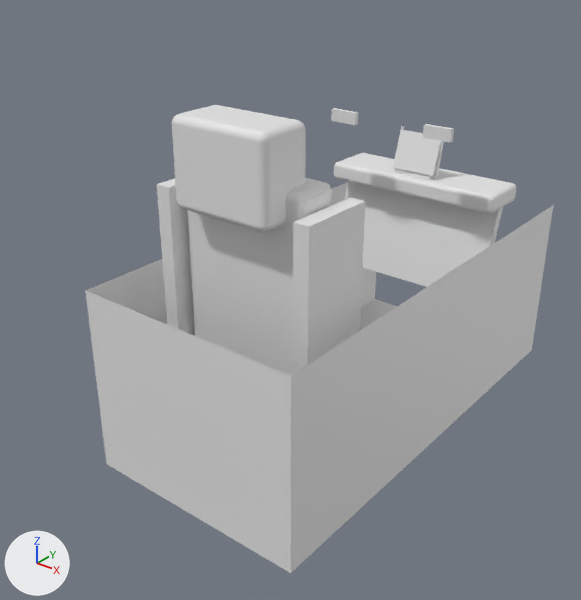
One commit to the OBJ model gunsmod/src/main/resources/assets/gunsmod/models/entity/f16/cockpit.obj: the scene before it, then after it.
Both versions are drawn from a camera (50 mm lens) standing at (0.783, 0.098, 0.645) and looking at (0.481, 0.476, 0.411). Every picture has the same lights, and +X, +Y and +Z are marked at lower left. The first picture is the older version. Materials are left out; every surface is plain grey. Where no turn or scale is listed for an object, it has been applied to the vertices.

Objects in the first picture: 'cockpit'.
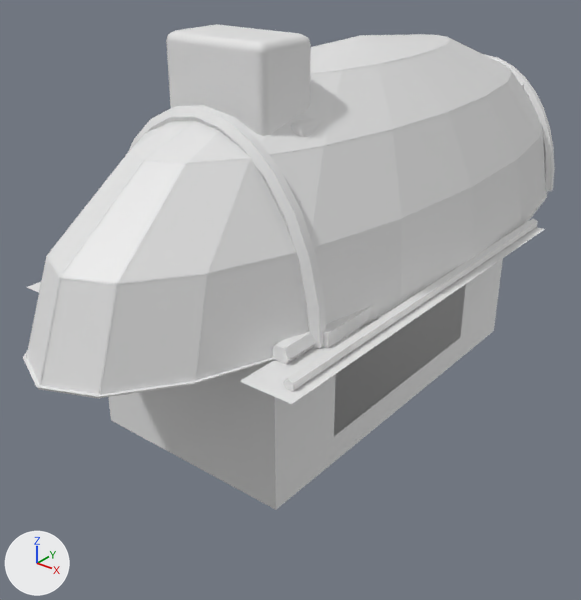
What differs and where, as boxes (x1, y1, x2, y2) in the pictures (581 x 600 px; the box of a moved part takes in the faces that stretch with it):
'cockpit', reshaped (14% wider): before (85, 105, 553, 573); after (23, 24, 555, 510)
part 1 of me_cockpit, moved or reshaped (not visible afterwards): before (423, 124, 454, 142)
part 2 of me_cockpit, added: after (272, 332, 317, 364)
part 3 of me_cockpit, moved or reshaped: before (187, 178, 332, 376); after (290, 119, 323, 137)
part 4 of me_cockpit, added: after (283, 219, 538, 391)
part 5 of me_cockpit, moved or reshaped (not visible afterwards): before (396, 169, 439, 180)
part 6 of me_cockpit, moved or reshaped (not visible afterwards): before (434, 141, 444, 180)
part 7 of me_cockpit, moved or reshaped (not visible afterwards): before (393, 129, 441, 176)
part 8 of me_cockpit, moved or reshaped (not visible afterwards): before (345, 181, 503, 287)
part 9 of me_cockpit, moved or reshaped (not visible afterwards): before (334, 153, 516, 214)
part 10 of me_cockpit, moved or reshaped (not visible afterwards): before (172, 105, 306, 232)
part 11 of me_cockpit, deleted: before (157, 108, 365, 374)
part 12 of me_cockpit, built on: before (85, 182, 553, 573); after (23, 24, 555, 510)

The change in detail:
me_cockpit is used by ob_cockpit; location (0.0, 0.0, 0.0).
me_cockpit had 668 vertices, 595 faces and spanned x 0.423..0.577, y 0.356..0.673, z 0.32..0.548.
me_cockpit now has 1558 vertices, 1221 faces and spans x 0.403..0.597, y 0.269..0.769, z 0.358..0.59.
me_cockpit part 1: the loose piece of 8 vertices spanning x 0.527..0.547, y 0.556..0.56, z 0.512..0.52 is scaled about its middle by (0.625, 0.595, 1.4), then moved by (-0.002, 0.007, -0.042).
me_cockpit part 2: a new loose piece, a 6-sided cylinder along y spanning x 0.564..0.576, y 0.356..0.581, z 0.448..0.458.
me_cockpit part 3: the loose piece of 56 vertices spanning x 0.457..0.543, y 0.406..0.436, z 0.353..0.515 is scaled about its middle by (1, 1.13, 0.989), then moved by (0.0, 0.002, 0.036).
me_cockpit part 4: a new loose piece, a 5-sided cylinder along y spanning x 0.5856..0.5917, y 0.3396..0.6063, z 0.4493..0.4557.
me_cockpit part 5: the loose piece of 56 vertices spanning x 0.485..0.515, y 0.593..0.606, z 0.458..0.475 is scaled about its middle by (0.822, 2.08, 0.44), then moved by (0.0, -0.021, 0.05).
me_cockpit part 6: the loose piece of 8 vertices spanning x 0.515..0.518, y 0.595..0.604, z 0.468..0.503 is turned 22.1 degrees about the x axis through its middle and scaled by 0.598, then moved by (-0.005, -0.029, 0.045).
me_cockpit part 7: the loose piece of 8 vertices spanning x 0.483..0.517, y 0.592..0.602, z 0.475..0.502 is scaled about its middle by (0.78, 0.458, 0.944), then moved by (-0.027, -0.028, 0.009).
me_cockpit part 8: the loose piece of 8 vertices spanning x 0.437..0.563, y 0.586..0.613, z 0.391..0.462 is scaled about its middle by (0.166, 0.177, 0.324), then moved by (0.0, -0.03, 0.072).
me_cockpit part 9: the loose piece of 56 vertices spanning x 0.433..0.567, y 0.586..0.626, z 0.458..0.472 is scaled about its middle by (0.171, 0.13, 0.512), then moved by (0.0, 0.078, 0.069).
me_cockpit part 10: the loose piece of 56 vertices spanning x 0.467..0.533, y 0.39..0.426, z 0.495..0.548 is scaled about its middle by (0.255, 0.152, 0.106), then moved by (-0.028, 0.276, 0.003).
me_cockpit part 11: 22 loose pieces with 276 vertices, spanning x 0.437..0.56, y 0.398..0.605, z 0.352..0.52, are deleted.
me_cockpit part 12: 8 vertices removed from x 0.423..0.577, y 0.356..0.673, z 0.32..0.445; 938 vertices added at x 0.403..0.597, y 0.269..0.769, z 0.358..0.59.
Other edits to the shape of me_cockpit do not show in these pictures.
